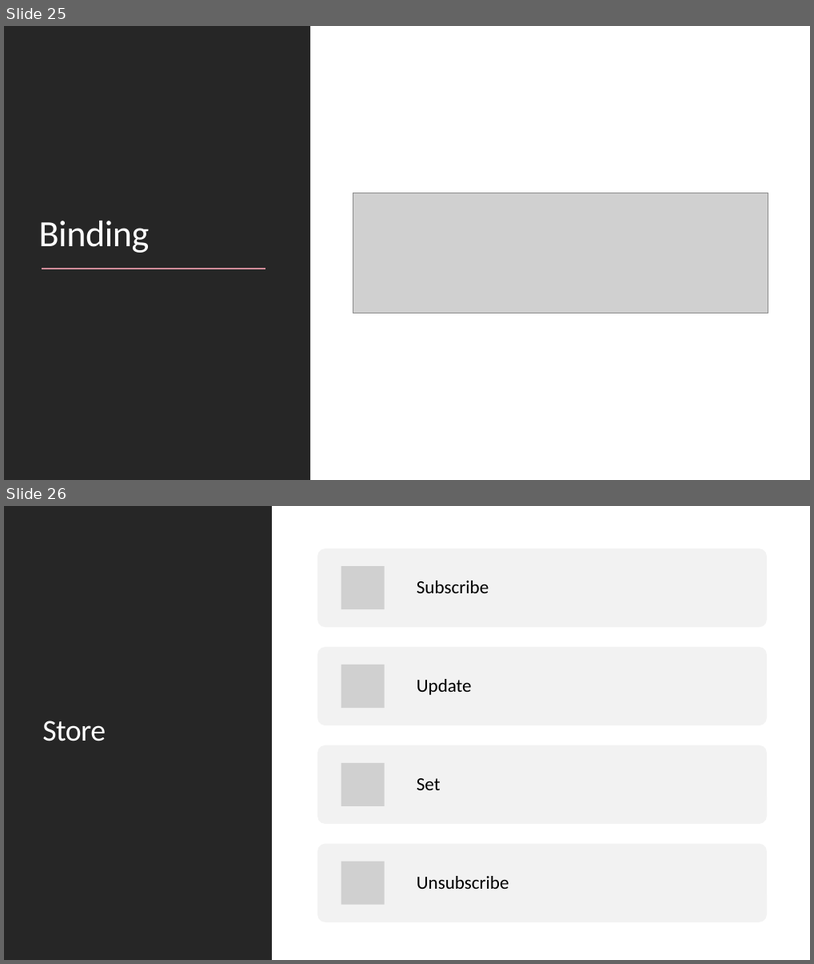
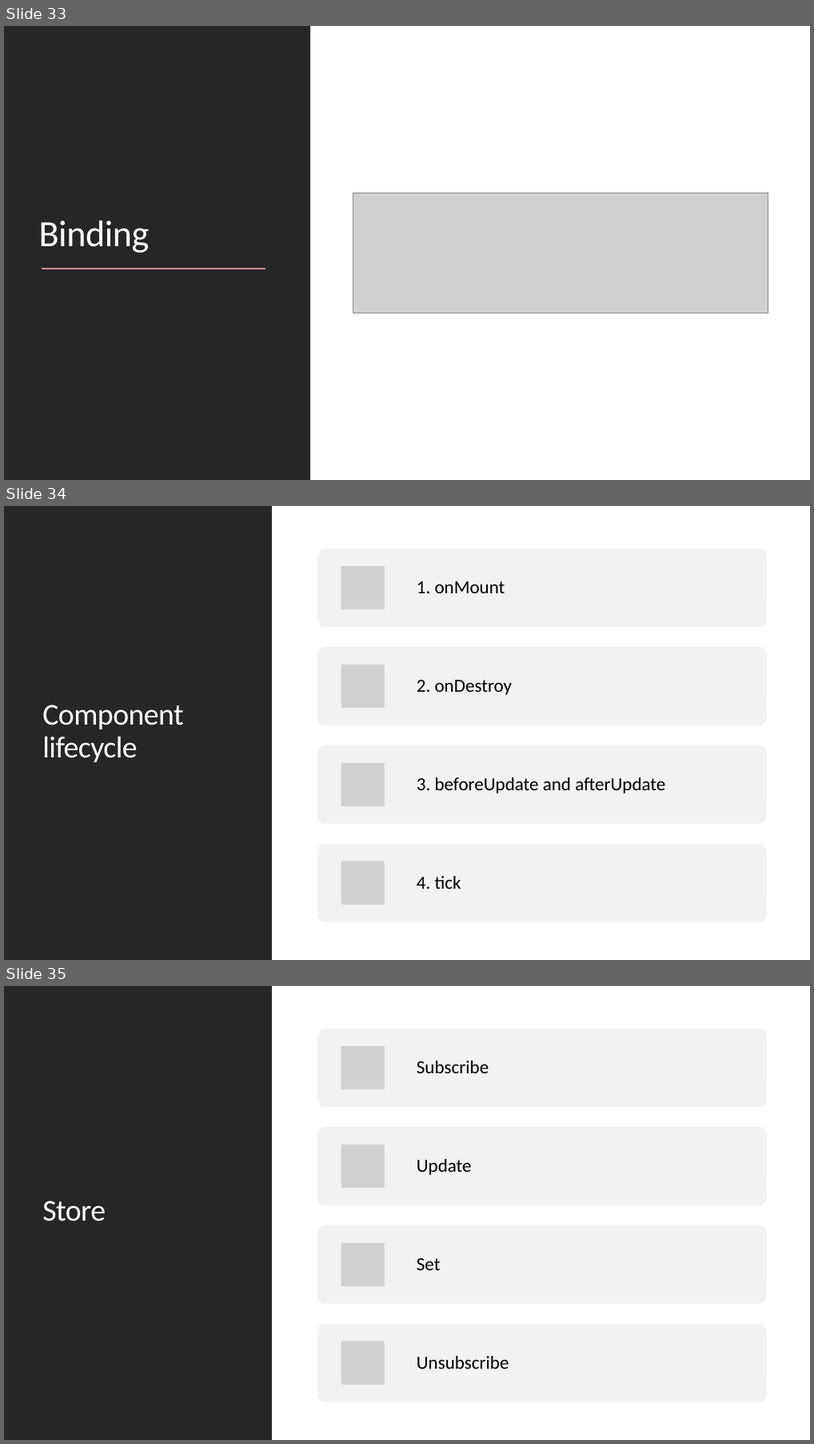
Before and after one commit to the-homeless-god/Profile, a slide deck: Presentations/Svelte framework.pptx. Shown one above the other, each under a label of ours: slides 25 and 26 before the commit, slides 33, 34 and 35 after it. The pictures are 814x964 and 814x1444 pixels, drawn with LibreOffice and Linux fonts; fonts in the diff are those of the drawing; grey boxes stand for pictures. Boxes give left, top, right and bottom in pixels: in the first picture for what was removed or moved away, otherwise in the second. Text is boxed around its words. In the diff, an @@ line names an element or a change of style, - is before the commit and + after.

```diff
--- a/Presentations/Svelte framework.pptx
+++ b/Presentations/Svelte framework.pptx
@@ slide 34 added at [4, 506, 810, 960], background #FFFFFF; not listed: 1 template element that a slide beside it also shows @@
@@ rectangle added at [4, 506, 272, 960], fill #262626 @@
@@ rectangle added at [5, 506, 810, 960], fill #FFFFFF @@
@@ title added at [42, 704, 184, 762], 36 pt, text #FFFFFF @@
+Component lifecycle
@@ group added at [318, 548, 767, 922]: 4 rounded rectangles, 4 pictures, 4 texts @@
+1. onMount
+2. onDestroy
+3. beforeUpdate and afterUpdate
+4. tick
@@ what was slide 25 is now slide 33 @@
@@ what was slide 26 is now slide 35 @@
```
Also in this commit, not shown: 1 slide changed, 8 other slides added.
